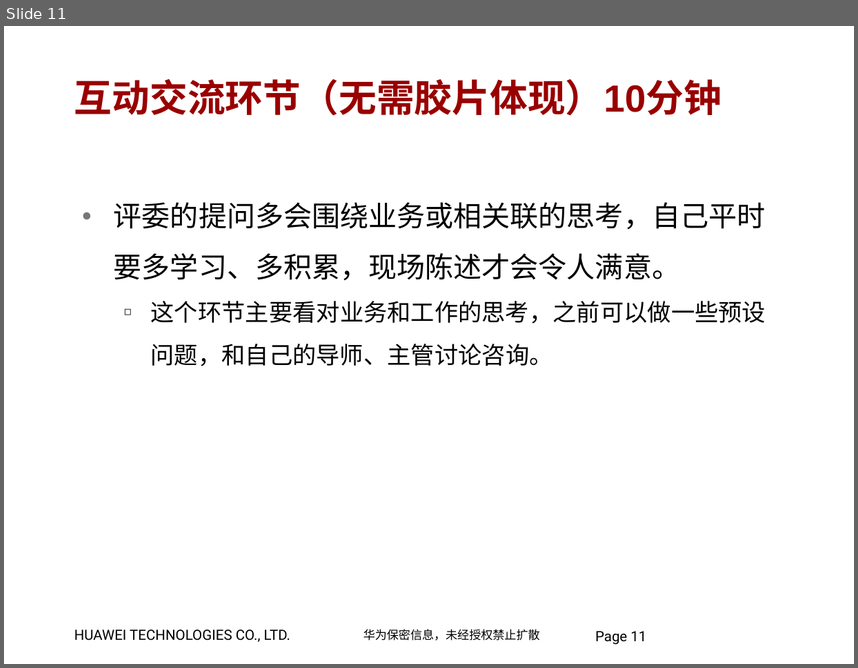
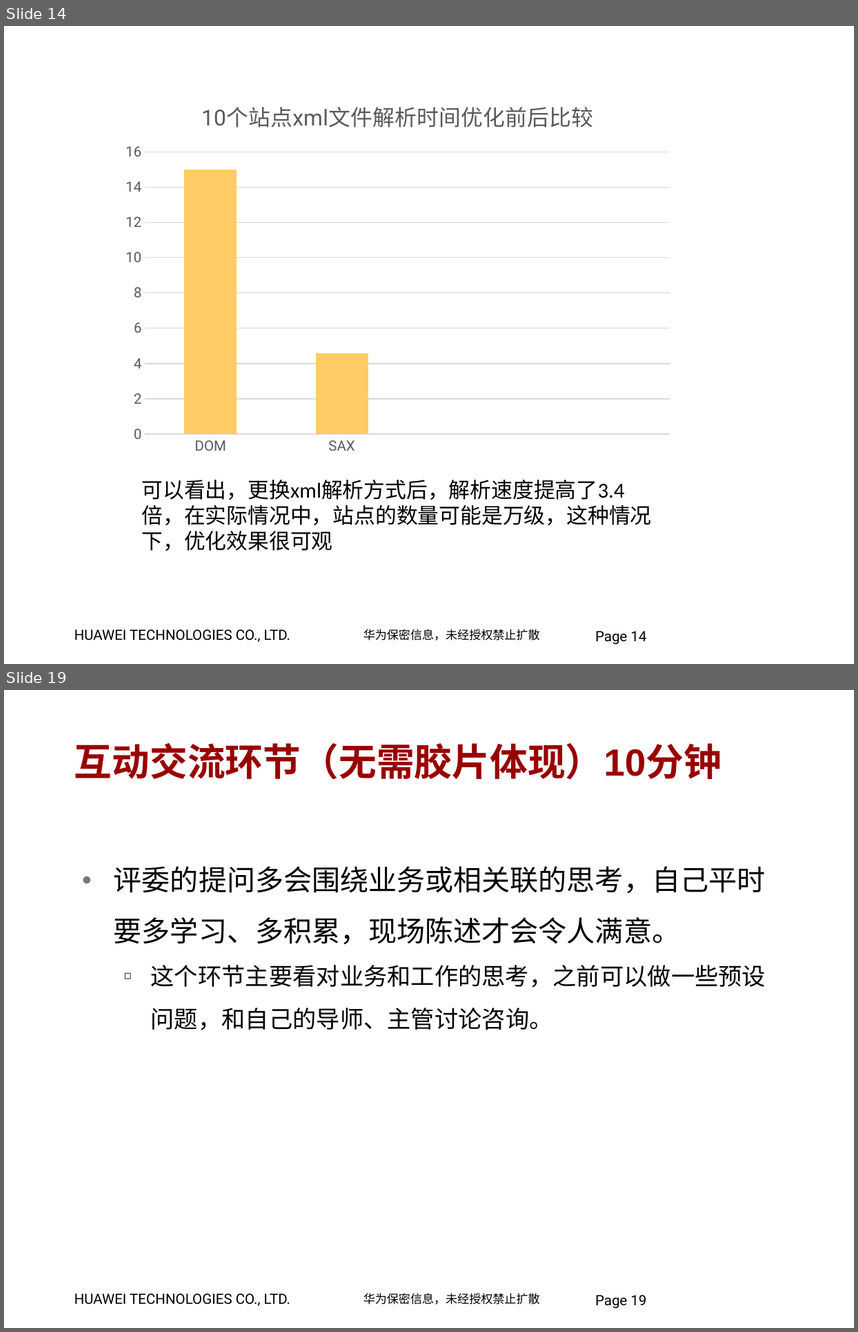
Before and after one commit to jumpjumpdog/Company, a slide deck: LTE产品部实习生转录用答辩模板.pptx. Shown one above the other, each under a label of ours: slide 11 before the commit, slides 14 and 19 after it; the slides between them are not shown. The pictures are 858x668 and 858x1332 pixels, drawn with LibreOffice and Linux fonts; fonts in the diff are those of the drawing; background and template pictures are left out. Boxes give left, top, right and bottom in pixels: in the first picture for what was removed or moved away, otherwise in the second. Text is boxed around its words. In the diff, an @@ line names an element or a change of style, - is before the commit and + after.

```diff
--- a/LTE产品部实习生转录用答辩模板.pptx
+++ b/LTE产品部实习生转录用答辩模板.pptx
@@ slide 14 added at <box>4,26,854,664</box>, background #FFFFFF; not listed: 3 template elements that a slide beside it also shows @@
@@ column stacked chart added at <box>114,84,682,461</box> @@
+title "10个站点xml文件解析时间优化前后比较 "
+categories: DOM, SAX
+Series 1: 15, 4.6, -, -
+Series 2: -, -, -, -
+Series 3: -, -, -, -
@@ text added at <box>142,479,652,550</box>, 18 pt, text #000000 @@
+可以看出，更换xml解析方式后，解析速度提高了3.4倍，在实际情况中，站点的数量可能是万级，这种情况下，优化效果很可观
@@ what was slide 11 is now slide 19 @@
@@ page number at <box>595,1294,646,1308</box>: text changed @@
-Page 11
+Page 19
```
Also in this commit, not shown: 5 slides changed, 10 other slides added, 3 slides removed, 8 other files.
